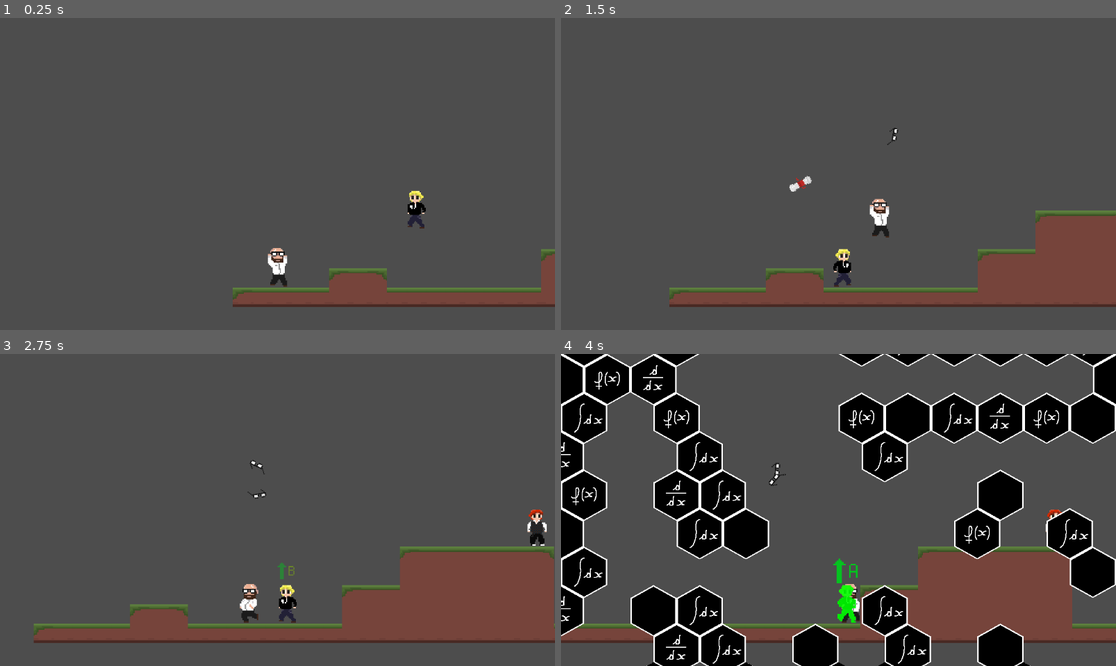
Above: before the commit, frames 1-4 (two rows, left to right).
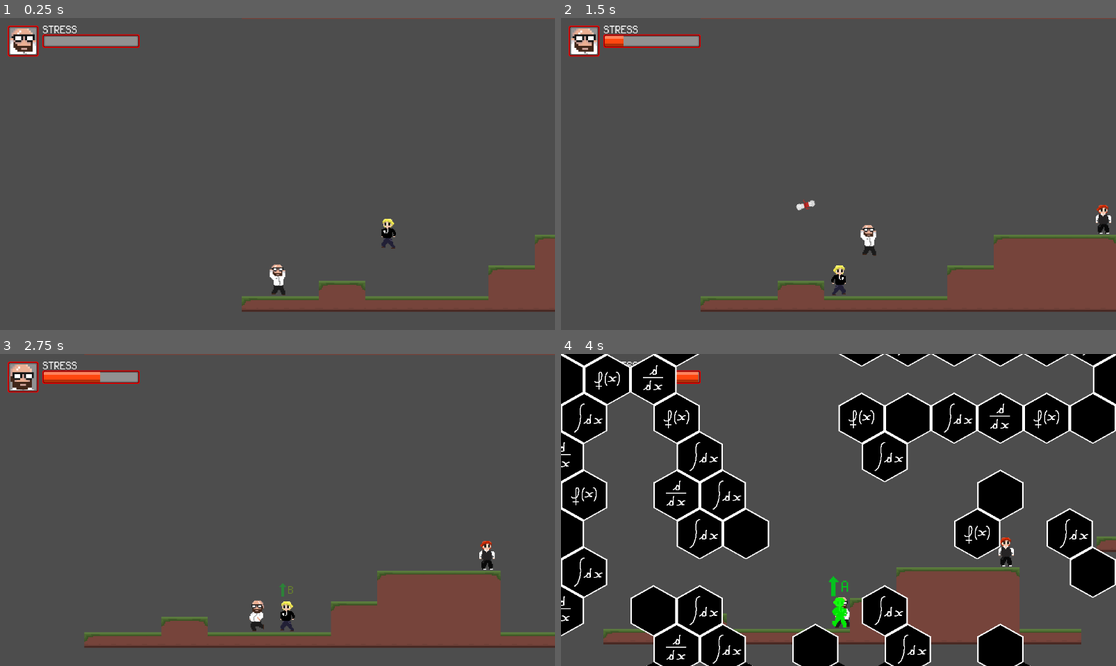
Above: after the commit, the same moments.

Repository: rddtz/training-gj
Game: Godot game, scene res://Scenes/main.tscn
The game is run twice, just before and just after one commit, with the same random seed, the same clock (stepped at 60 frames per second) and the same inputs. The engine's default icon, where the game draws it, is replaced by a stand-in: a white triangle on a blue panel in a dark square.
Inputs (mouse positions are in pixels of both pictures, inside the frame that each line leads up to):
- Up to frame 1 (0.25 s): no input
- Up to frame 2 (1.5 s): tap Enter (ui_accept) at 0.5 s; move the mouse to (960, 158) at 0.52 s; hold U 0.53-1.28 s; hold D (moveRight) from 0.53 s (still down); tap Space (jump) at 0.77 s; move the mouse to (727, 189) at 1.27 s; click (727, 189) at 1.35 s
- Up to frame 3 (2.75 s): tap Space (jump) at 1.52 s; tap U at 1.55 s; move the mouse to (333, 441) at 2.02 s; release D (moveRight) at 2.03 s; hold A (moveLeft) from 2.03 s (still down); hold U from 2.03 s (still down)
- Up to frame 4 (4 s): move the mouse to (810, 572) at 2.77 s; release A (moveLeft) at 2.78 s; release U at 2.78 s; hold D (moveRight) from 2.78 s (still down); tap J at 2.85 s; tap Space (jump) at 3.02, 3.77 s; tap U at 3.05 s; move the mouse to (1005, 556) at 3.52 s; hold U from 3.53 s (still down)

The runs differ from the first frame. In frame 1, 7.0% of the frame differs, in the area x 1-100%, y 0-95%; in frame 2, 9.3%; in frame 3, 13%; in frame 4, 7.5%.

Commit message:
UI

Diff:
--- a/Scenes/diamond_transition.tscn
+++ b/Scenes/diamond_transition.tscn
@@ -8,9 +8,8 @@
 shader_parameter/progress = 0.0
 shader_parameter/pixel_size = 30.0
 
-[sub_resource type="Animation" id="Animation_k0txd"]
-resource_name = "transition"
-length = 2.5
+[sub_resource type="Animation" id="Animation_pq5nf"]
+length = 0.001
 tracks/0/type = "value"
 tracks/0/imported = false
 tracks/0/enabled = true
@@ -18,7 +17,23 @@
 tracks/0/interp = 1
 tracks/0/loop_wrap = true
 tracks/0/keys = {
-"times": PackedFloat32Array(0, 1, 1.5, 2.5),
+"times": PackedFloat32Array(0),
+"transitions": PackedFloat32Array(1),
+"update": 0,
+"values": [0.0]
+}
+
+[sub_resource type="Animation" id="Animation_k0txd"]
+resource_name = "transition"
+length = 2.25
+tracks/0/type = "value"
+tracks/0/imported = false
+tracks/0/enabled = true
+tracks/0/path = NodePath("CanvasLayer/ColorRect:material:shader_parameter/progress")
+tracks/0/interp = 1
+tracks/0/loop_wrap = true
+tracks/0/keys = {
+"times": PackedFloat32Array(0, 1, 1.23333, 2.23333),
 "transitions": PackedFloat32Array(1, 1, 1, 1),
 "update": 0,
 "values": [0.0, 1.0, 1.0, 0.0]
@@ -36,21 +51,6 @@
 "args": [],
 "method": &"change_scene"
 }]
-}
-
-[sub_resource type="Animation" id="Animation_pq5nf"]
-length = 0.001
-tracks/0/type = "value"
-tracks/0/imported = false
-tracks/0/enabled = true
-tracks/0/path = NodePath("CanvasLayer/ColorRect:material:shader_parameter/progress")
-tracks/0/interp = 1
-tracks/0/loop_wrap = true
-tracks/0/keys = {
-"times": PackedFloat32Array(0),
-"transitions": PackedFloat32Array(1),
-"update": 0,
-"values": [0.0]
 }
 
 [sub_resource type="AnimationLibrary" id="AnimationLibrary_xmsnq"]
@@ -72,6 +72,7 @@
 anchor_bottom = 1.0
 grow_horizontal = 2
 grow_vertical = 2
+mouse_filter = 2
 color = Color(0, 0, 0, 1)
 
 [node name="AnimationPlayer" type="AnimationPlayer" parent="."]
--- a/Scenes/main.tscn
+++ b/Scenes/main.tscn
@@ -6,10 +6,12 @@
 [ext_resource type="PackedScene" uid="uid://c3i8gm52v0aqp" path="res://Scenes/Killzone.tscn" id="3_x5q7e"]
 [ext_resource type="PackedScene" uid="uid://clyxhwdcfskig" path="res://Scenes/inimigo_corajoso.tscn" id="4_ca0fm"]
 [ext_resource type="PackedScene" uid="uid://f124gmuslh7o" path="res://Scenes/inimigo_medroso.tscn" id="6_kn8rk"]
+[ext_resource type="PackedScene" uid="uid://x77gawhb2rk8" path="res://Scenes/ui.tscn" id="7_y7lvw"]
 
-[node name="Main" type="Node2D"]
+[node name="Main" type="Node2D" node_paths=PackedStringArray("player")]
 script = ExtResource("1_2sxuy")
 scene_path = "res://Scenes/main2.tscn"
+player = NodePath("Player")
 
 [node name="Mapa" parent="." instance=ExtResource("2_c8fob")]
 position = Vector2(-186, 17)
@@ -29,4 +31,8 @@
 [node name="Inimigo_medroso" parent="." instance=ExtResource("6_kn8rk")]
 position = Vector2(232, -59)
 
+[node name="UI" parent="." node_paths=PackedStringArray("player_sprite", "player") instance=ExtResource("7_y7lvw")]
+player_sprite = NodePath("../Player/AnimatedSprite2D")
+player = NodePath("../Player")
+
 [editable path="Player"]
--- a/Scenes/player.tscn
+++ b/Scenes/player.tscn
@@ -7,6 +7,8 @@
 [ext_resource type="Texture2D" uid="uid://bo5rol8bcjg0p" path="res://Assets/player/player_jump.png" id="4_5shhh"]
 [ext_resource type="Texture2D" uid="uid://chc8vbu7oxf06" path="res://Assets/player/player_walk.png" id="5_pktwv"]
 [ext_resource type="AudioStream" uid="uid://cjafsbmnv7svn" path="res://Assets/sounds/sfx/sfx_fall.wav" id="7_8ui7f"]
+[ext_resource type="PackedScene" uid="uid://bta111bxbgh7p" path="res://Scenes/screen_shake.tscn" id="7_aqd8r"]
+[ext_resource type="PackedScene" uid="uid://bmcyiup8rwx72" path="res://Scenes/zoom.tscn" id="8_68l8d"]
 
 [sub_resource type="AtlasTexture" id="AtlasTexture_j0rx8"]
 atlas = ExtResource("2_a8h5t")
@@ -97,10 +99,16 @@
 [node name="CollisionShape2D" type="CollisionShape2D" parent="."]
 shape = SubResource("CapsuleShape2D_xqa3k")
 
+[node name="killSound" type="AudioStreamPlayer" parent="."]
+stream = ExtResource("7_8ui7f")
+
 [node name="Camera2D" type="Camera2D" parent="."]
-zoom = Vector2(2.5, 2.5)
+zoom = Vector2(2, 2)
 limit_bottom = 100
 position_smoothing_enabled = true
 
-[node name="killSound" type="AudioStreamPlayer" parent="."]
-stream = ExtResource("7_8ui7f")
+[node name="Zoom" parent="Camera2D" node_paths=PackedStringArray("cam") instance=ExtResource("8_68l8d")]
+cam = NodePath("..")
+
+[node name="ScreenShake" parent="Camera2D" node_paths=PackedStringArray("cam") instance=ExtResource("7_aqd8r")]
+cam = NodePath("..")
--- /dev/null
+++ b/Scenes/ui.tscn
@@ -0,0 +1,56 @@
+[gd_scene load_steps=9 format=3 uid="uid://x77gawhb2rk8"]
+
+[ext_resource type="Script" path="res://Scripts/ui.gd" id="1_pogjy"]
+[ext_resource type="Texture2D" uid="uid://37mkrvx6pma8" path="res://Assets/ui/retrato vazio.png" id="1_tfkoy"]
+[ext_resource type="Texture2D" uid="uid://dfksau1kx6lqp" path="res://Assets/ui/retrato_mask.png" id="2_f8d1g"]
+[ext_resource type="Texture2D" uid="uid://fbdseskvktc" path="res://Assets/ui/life_down.png" id="4_7k6hb"]
+[ext_resource type="Texture2D" uid="uid://cqonh3tm50yof" path="res://Assets/ui/life_mask.png" id="5_sicp5"]
+[ext_resource type="Texture2D" uid="uid://cqcs8k2pevcs3" path="res://Assets/ui/life.png" id="6_rtjx7"]
+[ext_resource type="FontFile" uid="uid://b614qjuw34djh" path="res://Assets/fonts/Pixel-UniCode.ttf" id="7_jfbi0"]
+
+[sub_resource type="LabelSettings" id="LabelSettings_d8031"]
+font = ExtResource("7_jfbi0")
+font_size = 32
+
+[node name="UI" type="Node2D"]
+script = ExtResource("1_pogjy")
+
+[node name="CanvasLayer" type="CanvasLayer" parent="."]
+
+[node name="Scale" type="Node2D" parent="CanvasLayer"]
+
+[node name="RetratoFundo" type="Sprite2D" parent="CanvasLayer/Scale"]
+position = Vector2(48, 48)
+texture = ExtResource("1_tfkoy")
+
+[node name="RetratoMask" type="Sprite2D" parent="CanvasLayer/Scale/RetratoFundo"]
+clip_children = 1
+texture = ExtResource("2_f8d1g")
+
+[node name="Node2D" type="Node2D" parent="CanvasLayer/Scale/RetratoFundo/RetratoMask"]
+position = Vector2(0, 38)
+scale = Vector2(4, 4)
+
+[node name="AnimatedSprite2D" type="AnimatedSprite2D" parent="CanvasLayer/Scale/RetratoFundo/RetratoMask/Node2D"]
+
+[node name="VidaFundo" type="Sprite2D" parent="CanvasLayer/Scale"]
+position = Vector2(189, 48)
+texture = ExtResource("4_7k6hb")
+
+[node name="VidaMask" type="Sprite2D" parent="CanvasLayer/Scale/VidaFundo"]
+clip_children = 1
+texture = ExtResource("5_sicp5")
+
+[node name="VidaBarra" type="Sprite2D" parent="CanvasLayer/Scale/VidaFundo/VidaMask"]
+position = Vector2(-98, -11)
+scale = Vector2(1e-05, 1)
+texture = ExtResource("6_rtjx7")
+centered = false
+
+[node name="Label" type="Label" parent="CanvasLayer/Scale"]
+offset_left = 89.0
+offset_top = 6.0
+offset_right = 161.0
+offset_bottom = 42.0
+text = "STRESS"
+label_settings = SubResource("LabelSettings_d8031")
--- a/Scenes/white_transition.tscn
+++ b/Scenes/white_transition.tscn
@@ -65,6 +65,7 @@
 anchor_bottom = 1.0
 grow_horizontal = 2
 grow_vertical = 2
+mouse_filter = 2
 color = Color(1, 1, 1, 0)
 
 [node name="AnimationPlayer" type="AnimationPlayer" parent="."]
--- a/Scripts/ataque.gd
+++ b/Scripts/ataque.gd
@@ -3,6 +3,7 @@
 var speed := 300
 var angle := 0.0
 @onready var sprite_2d: Sprite2D = $Sprite2D
+var particles := preload("res://Scenes/particle_paper.tscn")
 
 func move(delta: float):
 	sprite_2d.rotate(0.2)
@@ -10,6 +11,7 @@
 	position.y += sin(angle) * speed * delta
 
 func destroy():
+	Global.create_particles(particles, 5, 5, position.x, position.y, 0, 0, 0, 0)
 	queue_free()
 
 func _process(delta: float) -> void:
--- a/Scripts/inimigo.gd
+++ b/Scripts/inimigo.gd
@@ -55,3 +55,5 @@
 		#Rodando a animacao de deixar verde
 		animation_player.stop()
 		animation_player.play("up")
+		#Screenshake
+		Global.screen_shake(10.0)
--- a/Scripts/player.gd
+++ b/Scripts/player.gd
@@ -3,6 +3,9 @@
 const MOVEMENT_SPEED = Vector2(200.0, -400.0)
 const ACCELERATION = 15
 const FRICTION = 30
+
+var stress_max := 100
+var stress_index := 0
 
 func _physics_process(delta: float) -> void:
 	# adiciona a gravidade
--- a/Scripts/screen_shake.gd
+++ b/Scripts/screen_shake.gd
@@ -10,16 +10,16 @@
 
 
 # Called every frame. 'delta' is the elapsed time since the previous frame.
-func _process(_delta: float) -> void:
-	pass
-
-func _physics_process(delta: float) -> void:
+func _process(delta: float) -> void:
 	if Global.shake:
 		shake = Global.shake_force
 		Global.shake = false
 
 	if shake != 0.0:
 		cam.offset = Vector2(randf_range(-shake, shake), randf_range(-shake, shake))
-		shake *= .95 * delta
+		shake *= .95
 	else:
 		cam.offset = Vector2(0, 0)
+
+func _physics_process(delta: float) -> void:
+	pass
--- a/Scripts/testes.gd
+++ b/Scripts/testes.gd
@@ -4,6 +4,7 @@
 var click2 = false
 var glass = preload("res://Scenes/glass.tscn")
 @export var scene_path : String
+@export var player : Node2D
 
 # Called when the node enters the scene tree for the first time.
 func _ready() -> void:
@@ -13,7 +14,7 @@
 # Called every frame. 'delta' is the elapsed time since the previous frame.
 func _process(delta: float) -> void:
 	if Input.is_key_pressed(KEY_U) && !click:
-		Global.create_particles(glass, 1, 1, position.x, position.y, 0, 0, 0, 0)
+		player.stress_index += 20.0
 		click = true
 
 	if !Input.is_key_pressed(KEY_U):
--- /dev/null
+++ b/Scripts/ui.gd
@@ -0,0 +1,29 @@
+extends Node2D
+
+@export var player_sprite : AnimatedSprite2D
+@onready var animated_sprite_2d: AnimatedSprite2D = $CanvasLayer/Scale/RetratoFundo/RetratoMask/Node2D/AnimatedSprite2D
+@export var player : Node2D
+@onready var vida_barra: Sprite2D = $CanvasLayer/Scale/VidaFundo/VidaMask/VidaBarra
+
+var scale_wished := 0.0
+
+# Called when the node enters the scene tree for the first time.
+func _ready() -> void:
+	animated_sprite_2d.sprite_frames = player_sprite.sprite_frames
+	animated_sprite_2d.animation = player_sprite.animation
+	animated_sprite_2d.frame = player_sprite.frame
+	#animated_sprite_2d.speed_scale = player_sprite.speed_scale
+
+
+# Called every frame. 'delta' is the elapsed time since the previous frame.
+func _process(delta: float) -> void:
+	animated_sprite_2d.sprite_frames = player_sprite.sprite_frames
+	animated_sprite_2d.animation = player_sprite.animation
+	animated_sprite_2d.frame = player_sprite.frame
+	#animated_sprite_2d.speed_scale = player_sprite.speed_scale
+	life()
+
+func life():
+	scale_wished = (player.stress_index * 1.0) / player.stress_max
+	#scale_wished = (1 / player.life_max) * -player.life_index + 1;
+	vida_barra.scale.x = lerpf(vida_barra.scale.x, scale_wished, .1)
Binary file added: Assets/ui/life.png
Not shown, added: Assets/ui/life.png.import
Binary file changed: Assets/ui/life_down.png
Binary file added: Assets/ui/life_mask.png
Not shown, added: Assets/ui/life_mask.png.import
Binary file added: Assets/ui/retrato vazio.png
Not shown, added: Assets/ui/retrato vazio.png.import
Binary file added: Assets/ui/retrato_mask.png
Not shown, added: Assets/ui/retrato_mask.png.import
Not shown: 1 places in Scenes/main.tscn that only renumber resources
Not shown: 1 places in Scenes/player.tscn that only renumber resources
